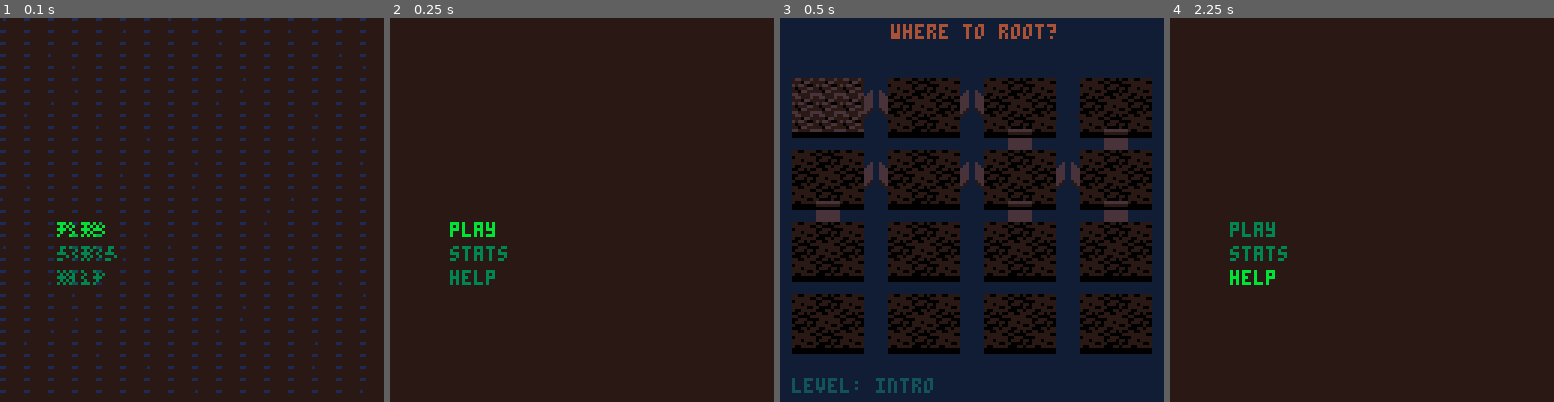
Above: before the commit, frames 1-4 (left to right).
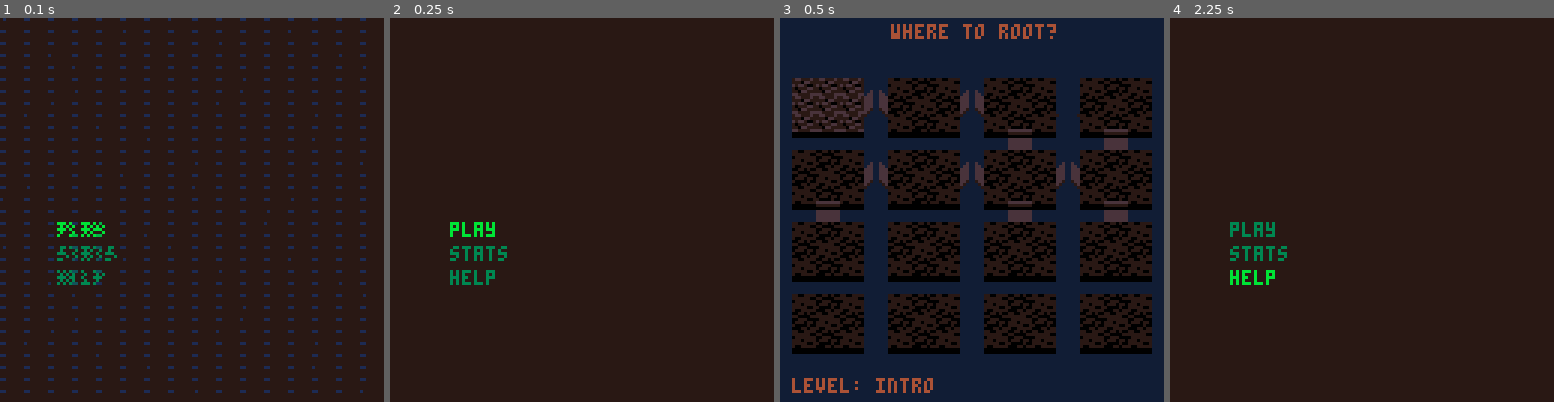
Above: after the commit, the same moments.

Repository: erwinbonsma/WhereToRootPico8
Game: PICO-8 cartridge wheretoroot.p8
The game is run twice, just before and just after one commit, with the same random seed, the same clock (stepped at 60 frames per second) and the same inputs.
Inputs:
- Up to frame 1 (0.1 s): no input
- Up to frame 2 (0.25 s): no input
- Up to frame 3 (0.5 s): tap X (X key) at 0.33 s
- Up to frame 4 (2.25 s): tap O (Z key) at 0.7, 1.7, 2.1 s; tap X (X key) at 1.07, 1.85 s; hold Right 1.6-2.1 s; hold Up from 2.15 s (still down)

Frames 1-2 are identical in both runs. In frame 3, 0.6% of the frame differs, in the area x 3-40%, y 93-98%; in frame 4, nothing differs.

Commit message:
Fix colors

Diff:
--- a/wheretoroot.p8
+++ b/wheretoroot.p8
@@ -525,7 +525,7 @@
  local name=level_defs[
   self.lvl
  ].name
- print("level: "..name,4,120,9)
+ print("level: "..name,4,120,4)
 
  if self.stats:is_done(
   self.lvl
@@ -533,9 +533,7 @@
   local s=self.stats:stats_str(
    self.lvl
   )
-  print(
-   s,185-#s*4,120,9
-  )
+  print(s,185-#s*4,120,4)
  end
 end
 -->8
@@ -2056,14 +2054,13 @@
  if (sel==nil) return
 
  pal(6,9)
- pal(7,10)
  spr(
   self:_can_root_obj(sel)
    and 5 or 6,
   self.cx-3,
   flr(self.cy*yscale)-sel.h-12
  )
- pal()
+ pal(0)
 end
 
 --computer player
@@ -2124,10 +2121,9 @@
  pal({
   [1]=-16,--dark brown (bg)
   [8]=-8, --dark red
-  [9]=-13,--blue/green
   [5]=-11,--dark grey (tree)
   [10]=-5,--med. green
-  [6]=-15
+  [6]=-15 --dark blue
  },1)
 
  stats=stats:new()
